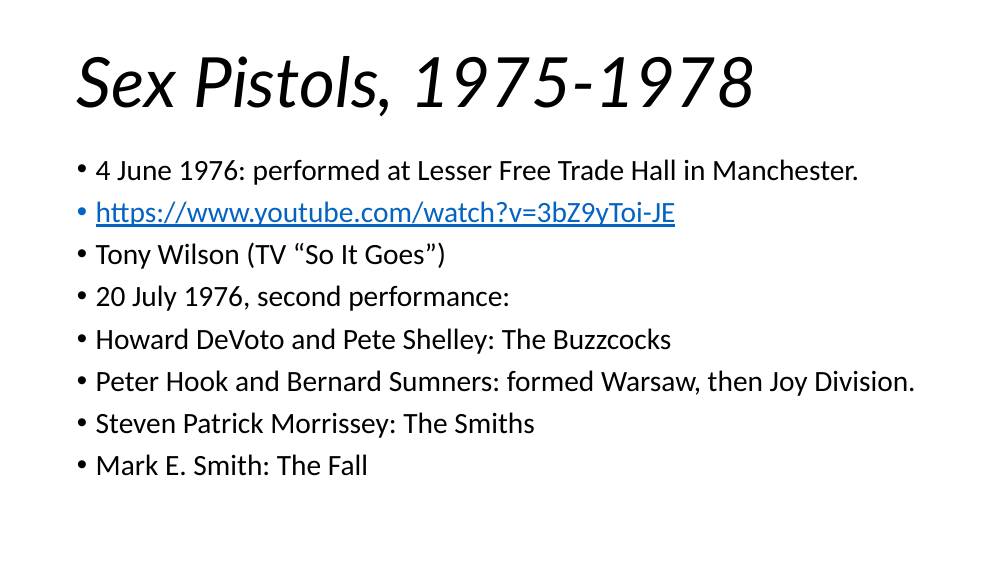
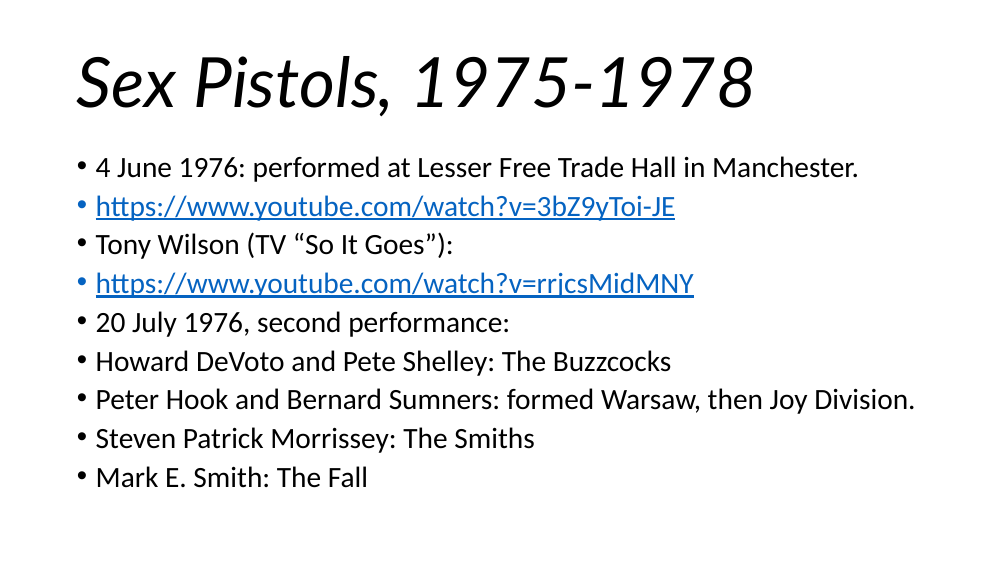
Before and after one commit to mrbaker1917/website, a slide deck: slide 14 of HSTR121/ppts/PunkRock.pptx. Drawn at 1008x567 pixels with LibreOffice and Linux fonts; fonts in the diff are those of the drawing; background and template pictures are left out. Boxes give left, top, right and bottom in pixels: in the first picture for what was removed or moved away, otherwise in the second. Text is boxed around its words. In the diff, an @@ line names an element or a change of style, - is before the commit and + after.

Commit message:
added So it Goes

```diff
--- a/HSTR121/ppts/PunkRock.pptx
+++ b/HSTR121/ppts/PunkRock.pptx
@@ text at (96, 156, 915, 488): line spacing 0.9 to 0.8 @@
@@ text at (96, 232, 694, 298): text changed; text colour #000000 to #0563C1 @@
-• Tony Wilson (TV “So It Goes”)
+• Tony Wilson (TV “So It Goes”):
+• https://www.youtube.com/watch?v=rrjcsMidMNY
```
Also in this commit, not shown: 1 other slide changed.
